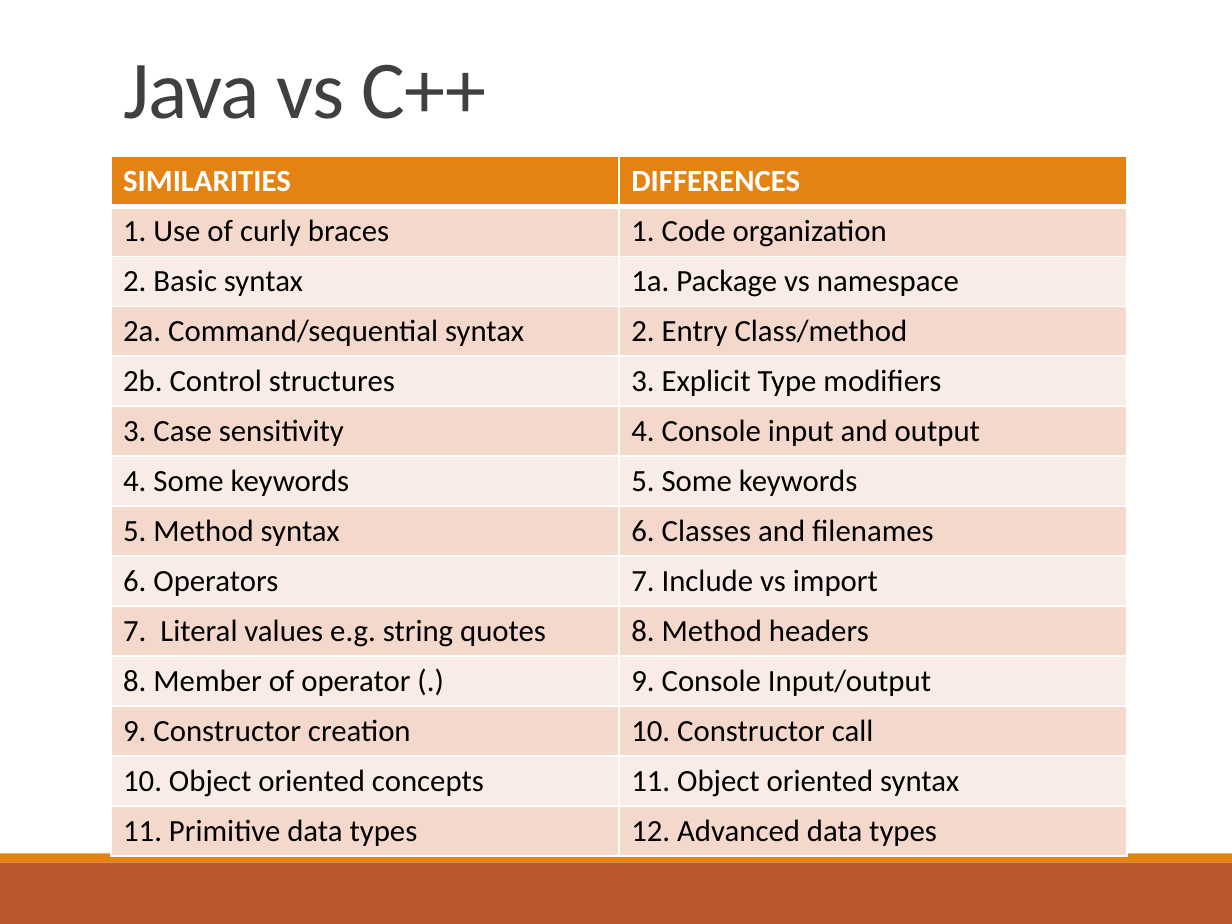
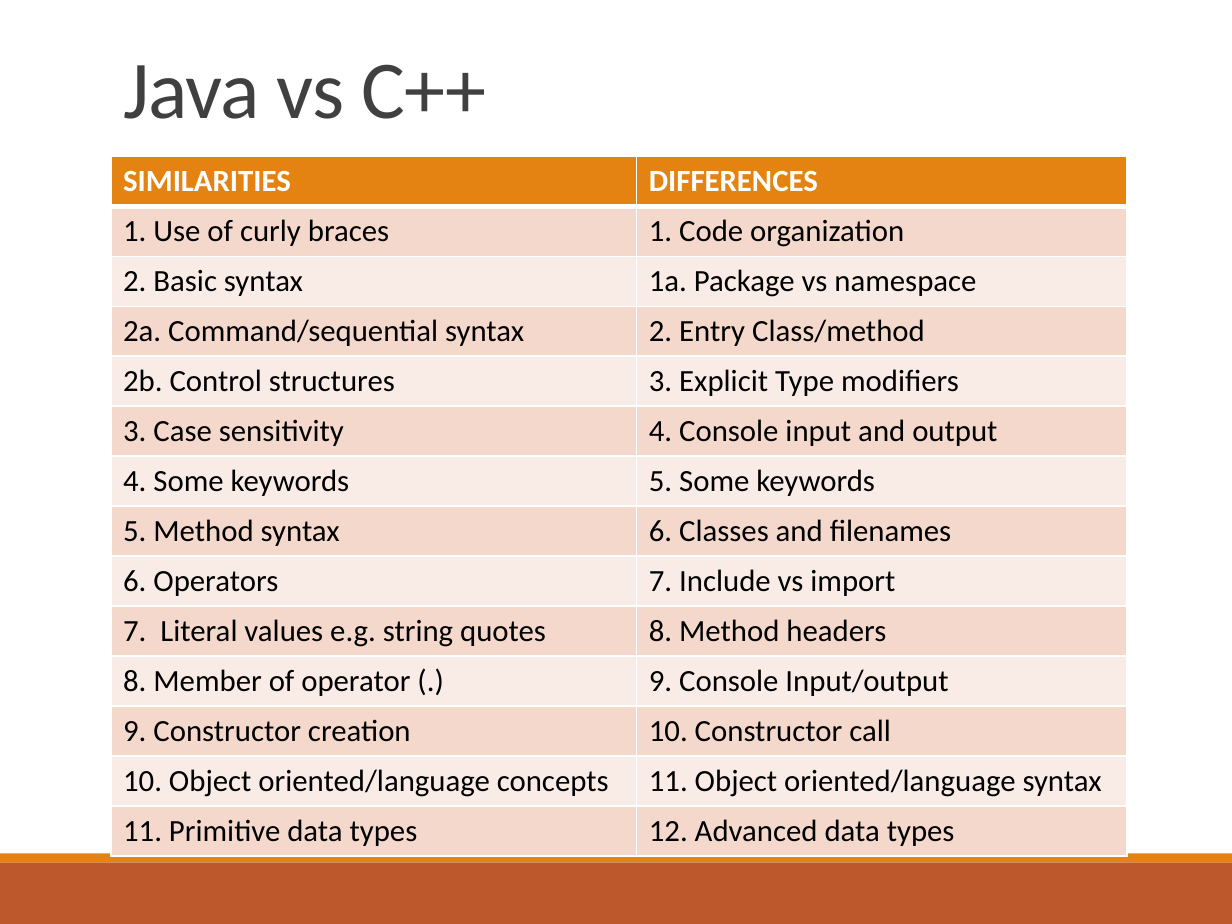
Before and after one commit to deeperj/dillinger, a slide deck: slide 9 of thesis/ukapp2/wqu_isc/sofware_design/Lesson 1 - Java.pptx. Drawn at 1232x924 pixels with LibreOffice and Linux fonts; fonts in the diff are those of the drawing. Boxes give left, top, right and bottom in pixels: in the first picture for what was removed or moved away, otherwise in the second. Text is boxed around its words. In the diff, an @@ line names an element or a change of style, - is before the commit and + after.

Commit message:
java03

```diff
--- a/thesis/ukapp2/wqu_isc/sofware_design/Lesson 1 - Java.pptx
+++ b/thesis/ukapp2/wqu_isc/sofware_design/Lesson 1 - Java.pptx
@@ table at (111, 156, 1127, 856) @@
-row 13, column 1: 10. Object oriented concepts
+row 13, column 1: 10. Object oriented/language concepts
-row 13, column 2: 11. Object oriented syntax
+row 13, column 2: 11. Object oriented/language syntax
```
Also in this commit, not shown: 3 other files.
